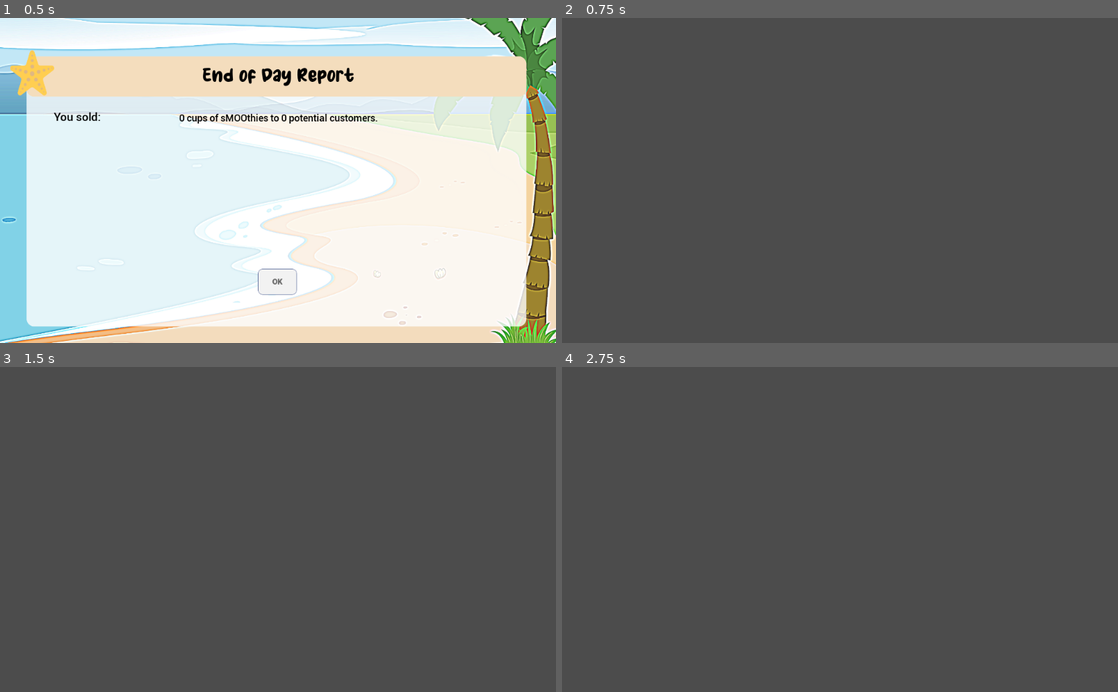
Above: before the commit, frames 1-4 (two rows, left to right).
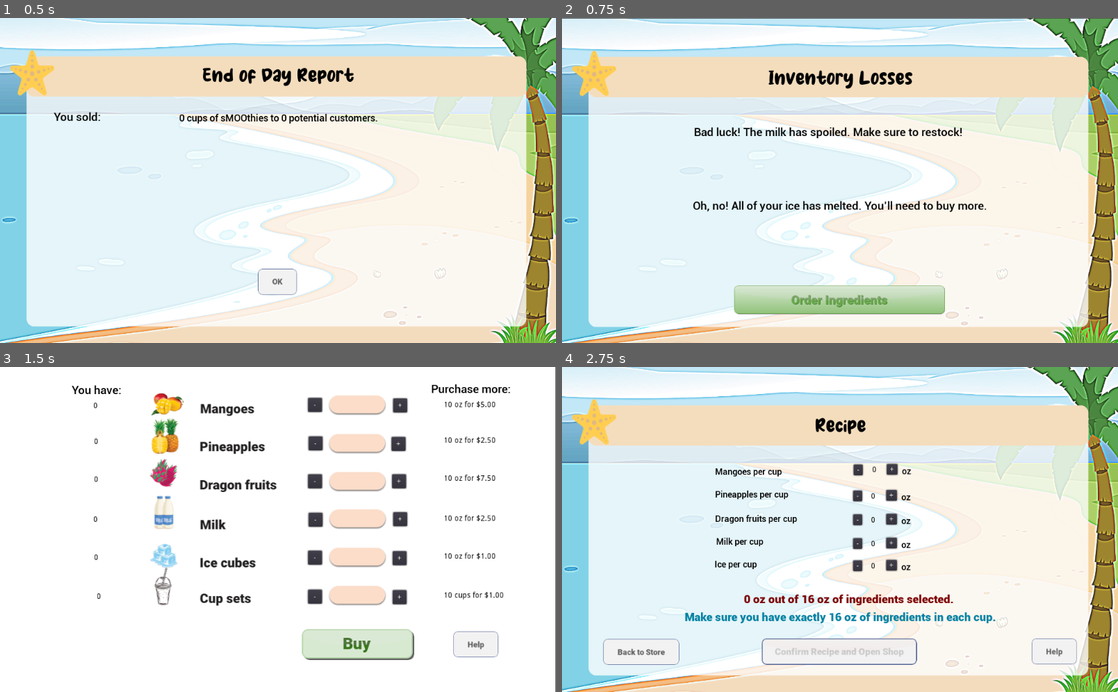
Above: after the commit, the same moments.

Repository: thepriscillawang/SMOOthies
Game: Godot game, scene res://Scenes/EndofDayReport.tscn
The game is run twice, just before and just after one commit, with the same random seed, the same clock (stepped at 60 frames per second) and the same inputs. This scene is started directly instead of the project's main scene. Sound files missing from this copy of the repository are replaced by a short silence.
Inputs (mouse positions are in pixels of both pictures, inside the frame that each line leads up to):
- Up to frame 1 (0.5 s): no input
- Up to frame 2 (0.75 s): click (840, 281) at 0.5 s
- Up to frame 3 (1.5 s): click (278, 649) at 1.27 s
- Up to frame 4 (2.75 s): click (917, 643) at 2.02 s

Frame 1 is identical in both runs. In frame 2, 100% of the frame differs, in the area x 0-100%, y 0-100%; in frame 3, 98%; in frame 4, 99%.
Error after the commit: Invalid operands 'Nil' and 'int' in operator '+'. (res://Scenes/Ingredients.gd:29)

Commit message:
make ingredientsevent visible again

Diff:
--- a/src/SMOOthies/Scenes/EndofDayReport.gd
+++ b/src/SMOOthies/Scenes/EndofDayReport.gd
@@ -12,10 +12,5 @@
 	pass # Replace with function body.
 
 
-# Called every frame. 'delta' is the elapsed time since the previous frame.
-#func _process(delta):
-#	pass
-
-
 func _on_OK_pressed():
 	SceneLoader._change_scene("IngredientsEvent")
--- a/src/SMOOthies/Scenes/IngredientsEvent.tscn
+++ b/src/SMOOthies/Scenes/IngredientsEvent.tscn
@@ -20,7 +20,6 @@
 font_data = ExtResource( 5 )
 
 [node name="IngredientsEvent" type="Node2D"]
-visible = false
 position = Vector2( 9, -8 )
 script = ExtResource( 1 )
 __meta__ = {
